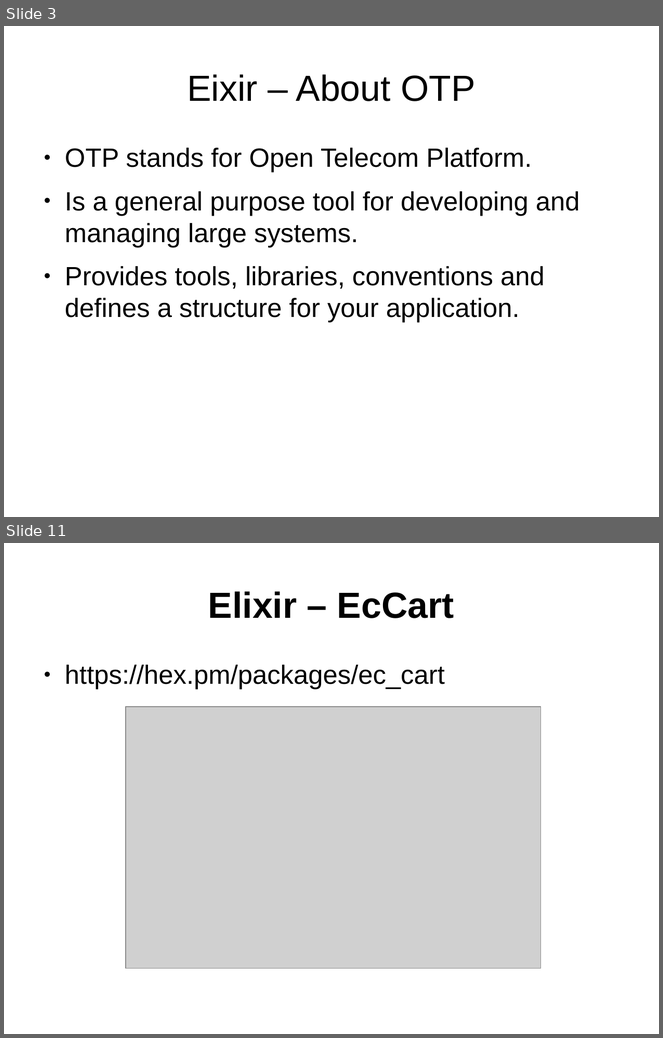
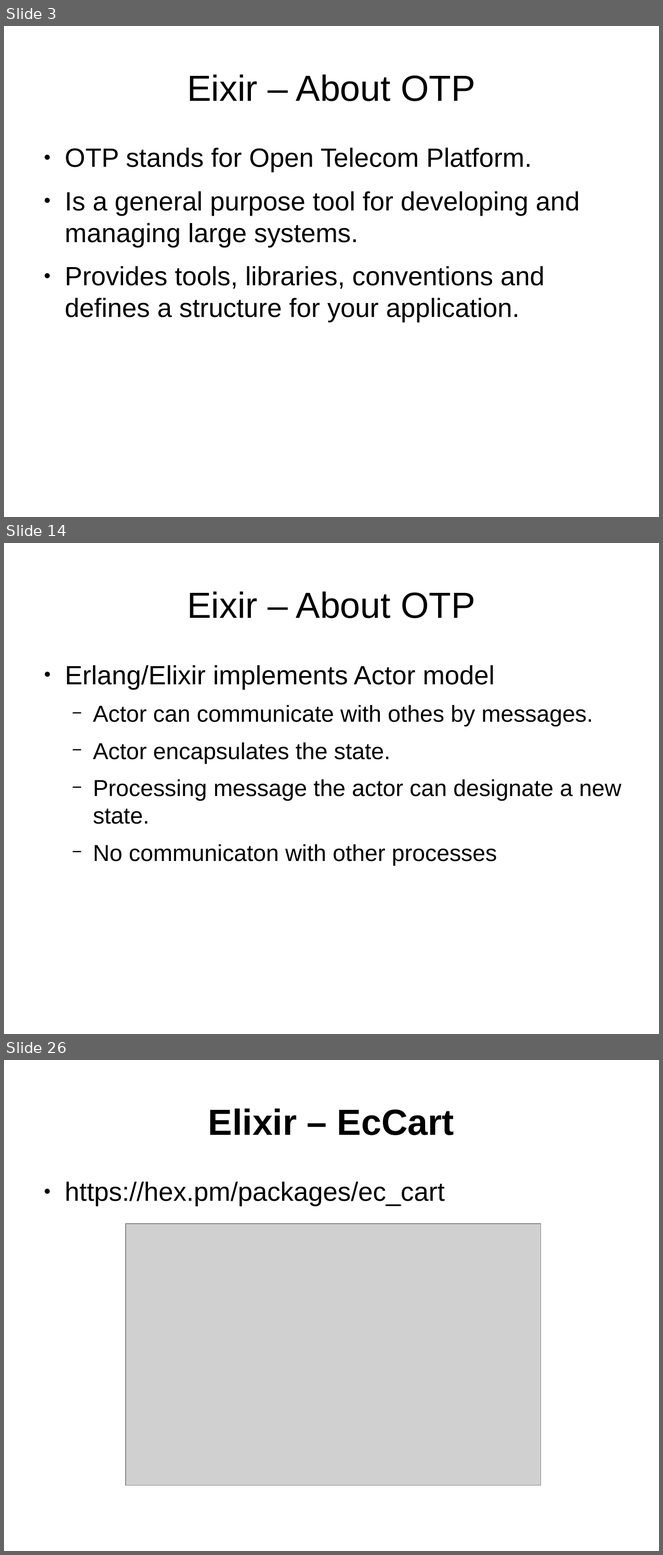
Before and after one commit to ramortegui/talks, a slide deck: elixir-otp-basics.odp. Shown one above the other, each under a label of ours: slides 3 and 11 before the commit, slides 3, 14 and 26 after it; the slides between them are not shown. The pictures are 663x1038 and 663x1555 pixels, drawn with LibreOffice and Linux fonts; fonts in the diff are those of the drawing; grey boxes stand for pictures. Boxes give left, top, right and bottom in pixels: in the first picture for what was removed or moved away, otherwise in the second. Text is boxed around its words. In the diff, an @@ line names an element or a change of style, - is before the commit and + after.

```diff
--- a/elixir-otp-basics.odp
+++ b/elixir-otp-basics.odp
@@ slide 14 added at box(4, 543, 659, 1034), background #FFFFFF @@
@@ title added at box(187, 591, 475, 618), 44 pt, text #000000 @@
+Eixir – About OTP
@@ text added at box(65, 665, 621, 866), 28 pt, text #000000 @@
+● Erlang/Elixir implements Actor model
+  − Actor can communicate with othes by messages.
+  − Actor encapsulates the state.
+  − Processing message the actor can designate a new state.
+  − No communicaton with other processes
@@ what was slide 11 is now slide 26 @@
```
Also in this commit, not shown: 6 slides changed, 17 other slides added, 3 slides removed.
